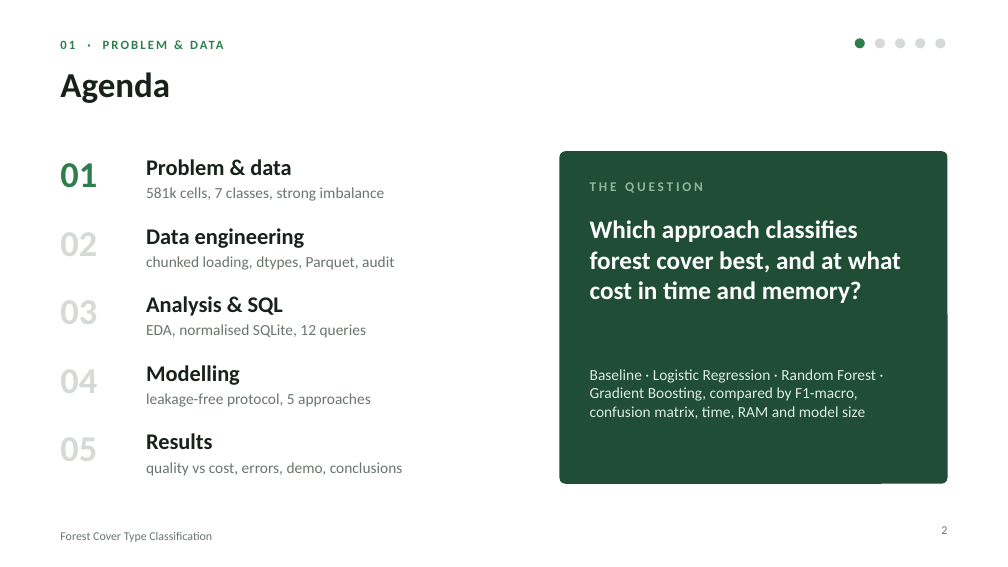
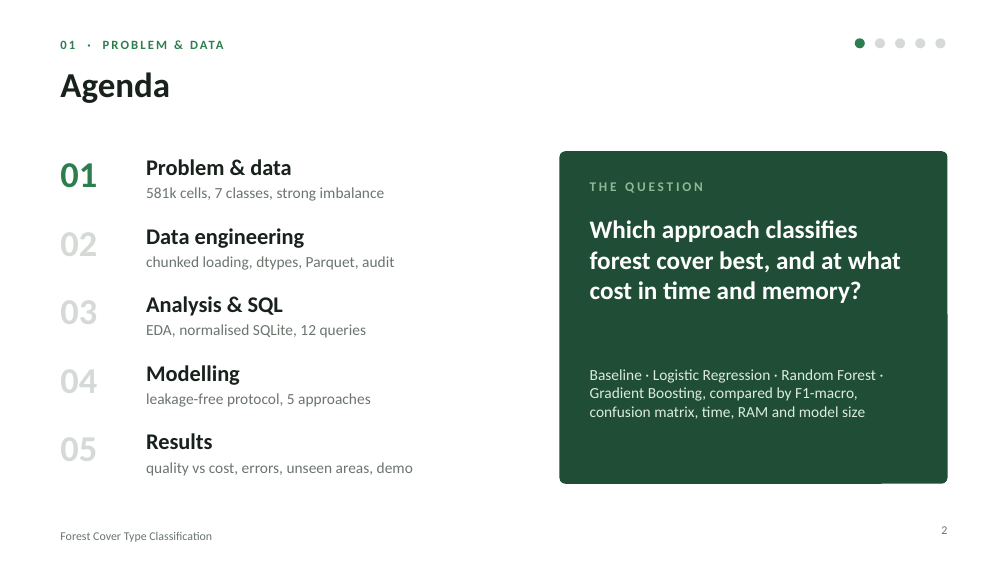
Before and after one commit to mara-werils/forest-cover-classification, a slide deck: slide 2 of docs/Presentation_Forest_Cover_Classification.pptx. Drawn at 1008x567 pixels with LibreOffice and Linux fonts; fonts in the diff are those of the drawing. Boxes give left, top, right and bottom in pixels: in the first picture for what was removed or moved away, otherwise in the second. Text is boxed around its words. In the diff, an @@ line names an element or a change of style, - is before the commit and + after.

```diff
--- a/docs/Presentation_Forest_Cover_Classification.pptx
+++ b/docs/Presentation_Forest_Cover_Classification.pptx
@@ text at [146, 462, 413, 476]: text changed @@
-quality vs cost, errors, demo, conclusions
+quality vs cost, errors, unseen areas, demo
```
Also in this commit, not shown: 6 other slides changed, 2 slides added, 20 other files.
